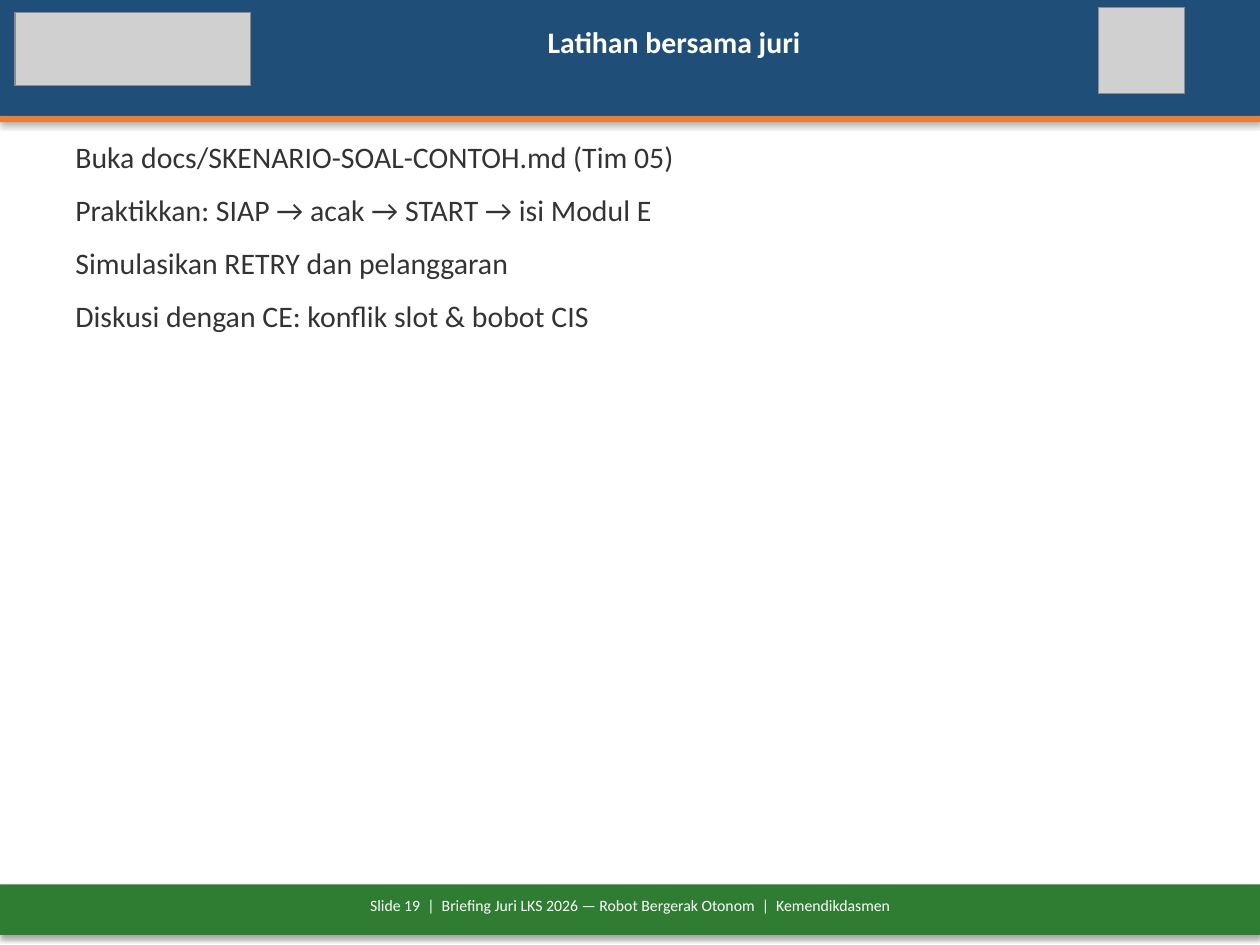
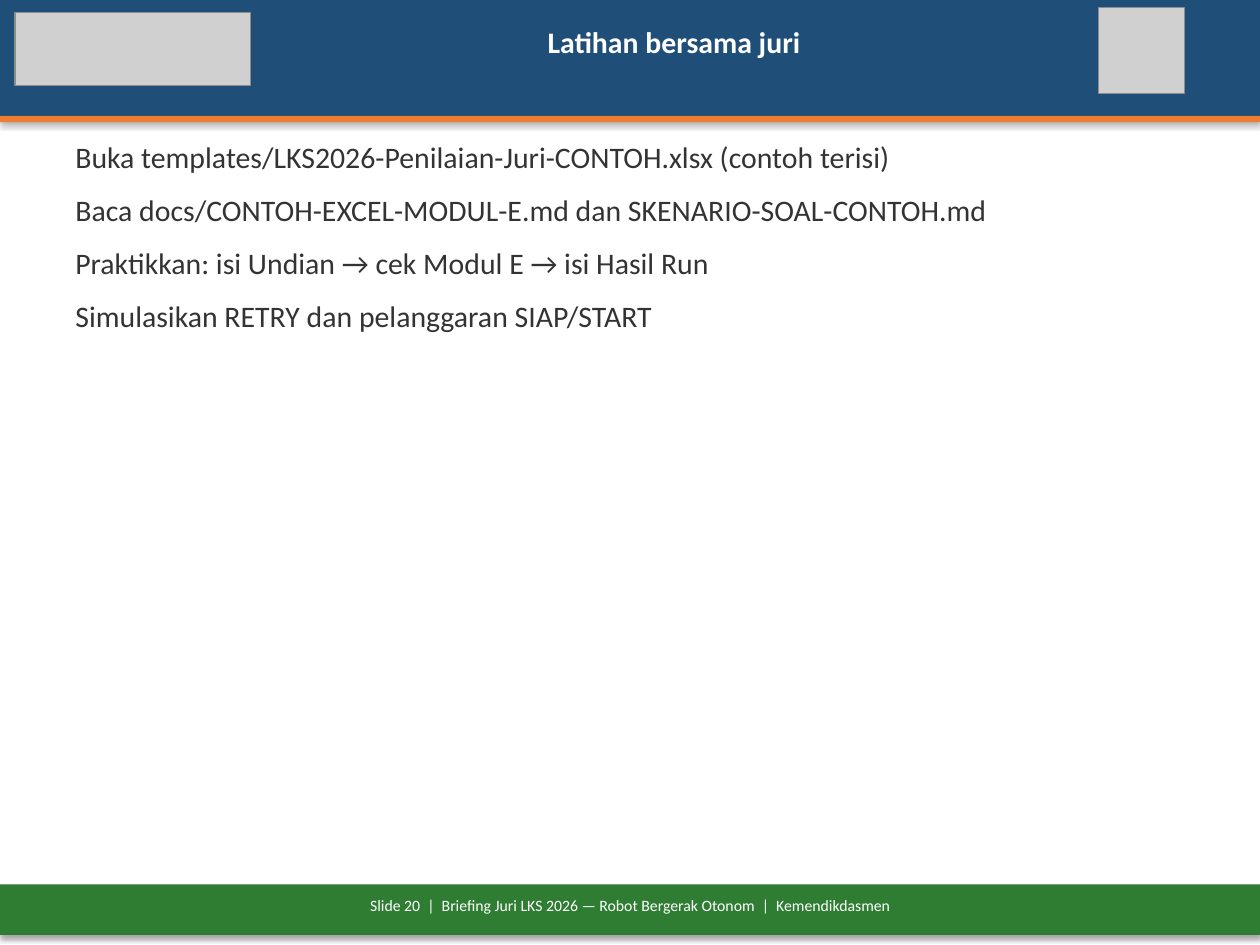
Before and after one commit to antonprafanto/LKS2026, a slide deck: slide 20 of docs/Briefing-Juri-LKS2026-Robot-Otonom.pptx (slide 19 before the commit). Drawn at 1260x945 pixels with LibreOffice and Linux fonts; fonts in the diff are those of the drawing; grey boxes stand for pictures. Boxes give left, top, right and bottom in pixels: in the first picture for what was removed or moved away, otherwise in the second. Text is boxed around its words. In the diff, an @@ line names an element or a change of style, - is before the commit and + after.

```diff
--- a/docs/Briefing-Juri-LKS2026-Robot-Otonom.pptx
+++ b/docs/Briefing-Juri-LKS2026-Robot-Otonom.pptx
@@ text at [75, 146, 986, 332]: text changed @@
-Buka docs/SKENARIO-SOAL-CONTOH.md (Tim 05)
-Praktikkan: SIAP → acak → START → isi Modul E
-Simulasikan RETRY dan pelanggaran
-Diskusi dengan CE: konflik slot & bobot CIS
+Buka templates/LKS2026-Penilaian-Juri-CONTOH.xlsx (contoh terisi)
+Baca docs/CONTOH-EXCEL-MODUL-E.md dan SKENARIO-SOAL-CONTOH.md
+Praktikkan: isi Undian → cek Modul E → isi Hasil Run
+Simulasikan RETRY dan pelanggaran SIAP/START
@@ text at [370, 900, 890, 914]: text changed @@
-Slide 19 | Briefing Juri LKS 2026 — Robot Bergerak Otonom | Kemendikdasmen
+Slide 20 | Briefing Juri LKS 2026 — Robot Bergerak Otonom | Kemendikdasmen
```
Also in this commit, not shown: 20 other slides changed, 1 slide added, 18 other files.
